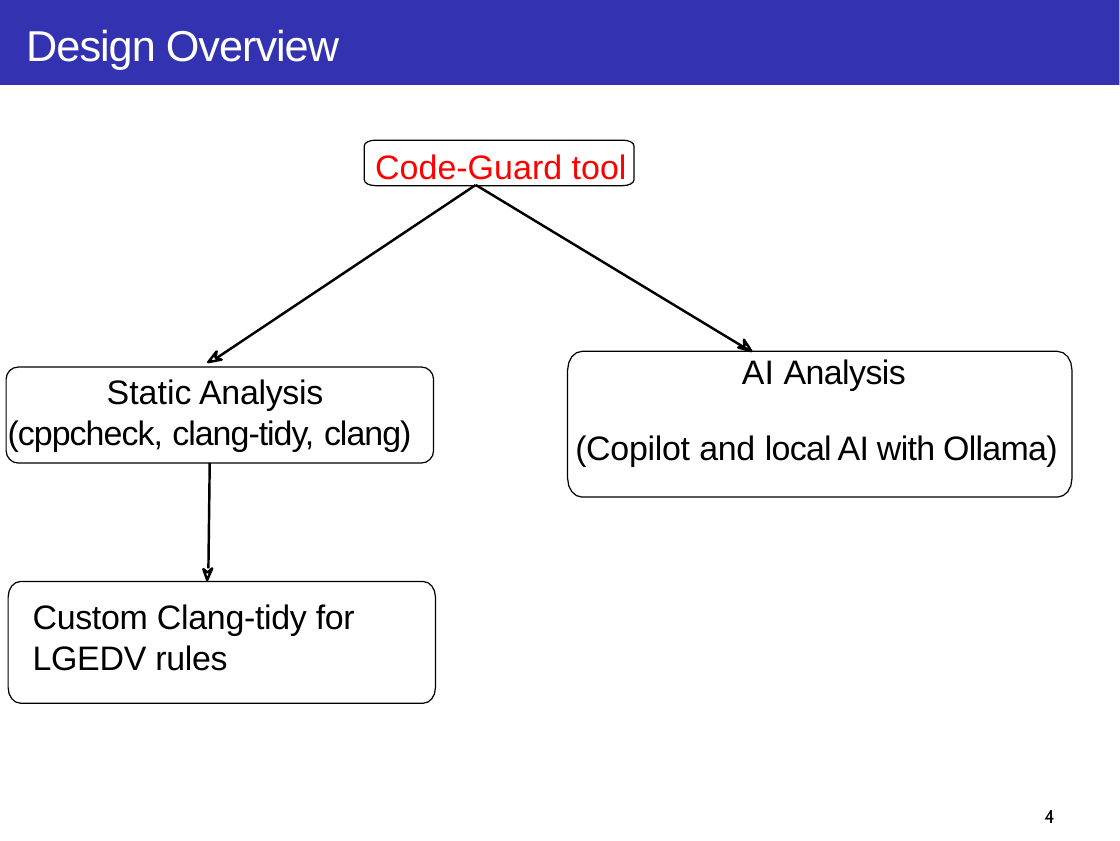
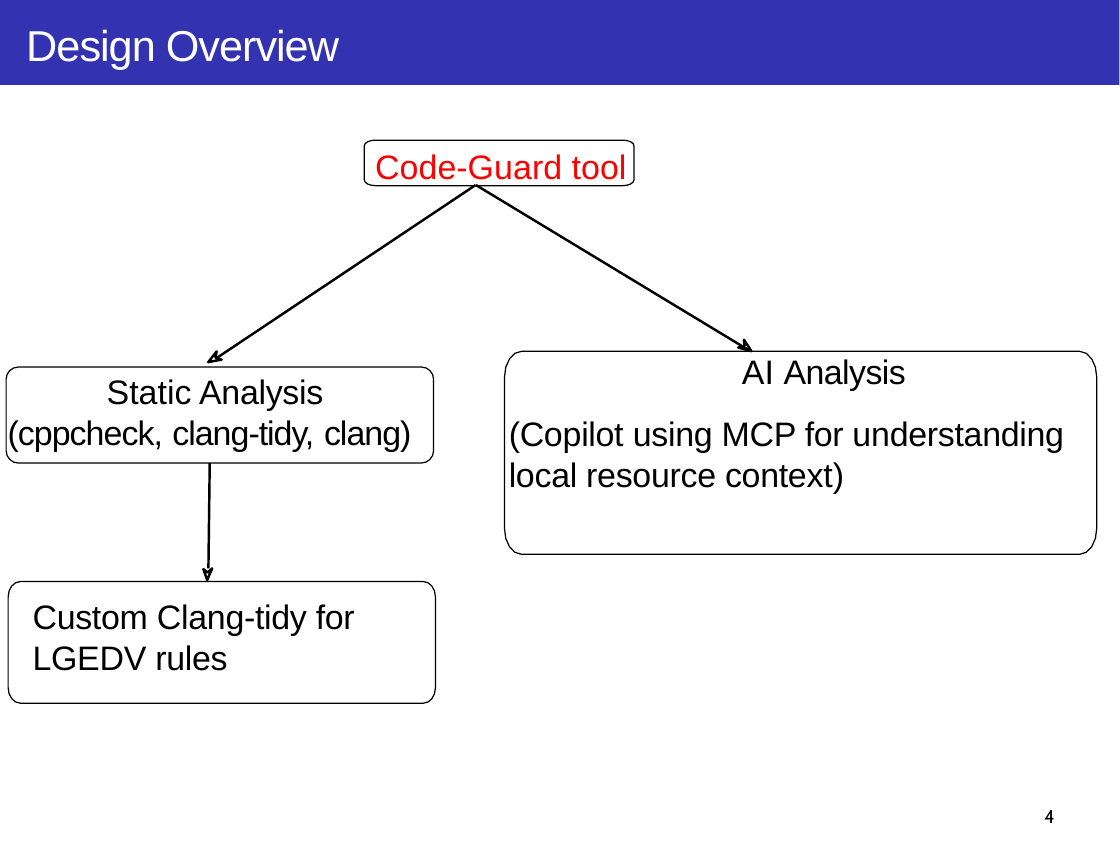
Before and after one commit to taikt/codefun, a slide deck: slide 4 of deepl/code_guard/doc/Code-Guard.pptx. Drawn at 1120x841 pixels with LibreOffice and Linux fonts; fonts in the diff are those of the drawing. Boxes give left, top, right and bottom in pixels: in the first picture for what was removed or moved away, otherwise in the second. Text is boxed around its words. In the diff, an @@ line names an element or a change of style, - is before the commit and + after.

```diff
--- a/deepl/code_guard/doc/Code-Guard.pptx
+++ b/deepl/code_guard/doc/Code-Guard.pptx
@@ freeform shape: place and size @@
-freeform shape at <box>569,351,1073,498</box>
+freeform shape at <box>504,351,1098,553</box>
@@ text at <box>509,421,1064,493</box>: text changed @@
-(Copilot and local AI with Ollama)
+(Copilot using MCP for understanding local resource context)
```
Also in this commit, not shown: 17 other slides changed.
